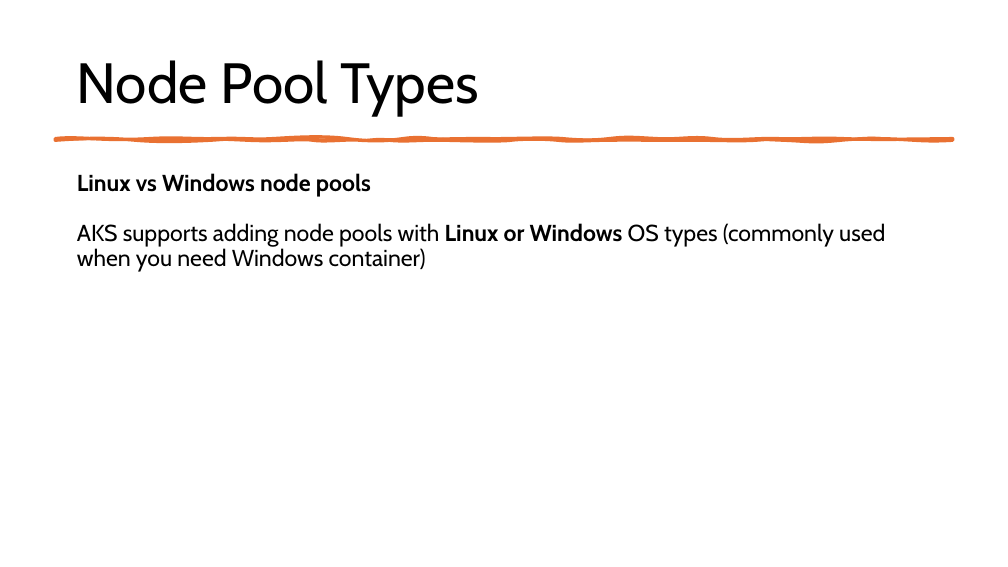
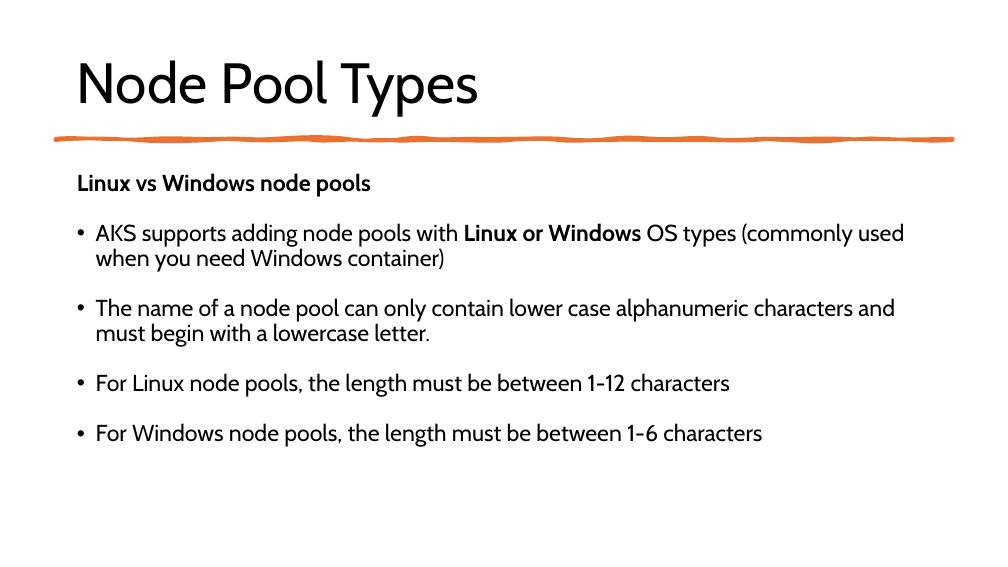
Before and after one commit to fhbilgen/AKSWorkshop, a slide deck: slide 20 of AKS.pptx (slide 15 before the commit). Drawn at 1008x567 pixels with LibreOffice and Linux fonts; fonts in the diff are those of the drawing. Boxes give left, top, right and bottom in pixels: in the first picture for what was removed or moved away, otherwise in the second. Text is boxed around its words. In the diff, an @@ line names an element or a change of style, - is before the commit and + after.

```diff
--- a/AKS.pptx
+++ b/AKS.pptx
@@ text at (96, 223, 904, 272): bullet none to • @@
@@ text at (96, 298, 895, 447): paragraphs added @@
+• The name of a node pool can only contain lower case alphanumeric characters and must begin with a lowercase letter.
+• For Linux node pools, the length must be between 1-12 characters
+• For Windows node pools, the length must be between 1-6 characters
```
Also in this commit, not shown: 7 other slides changed, 23 slides added, 27 other files.
